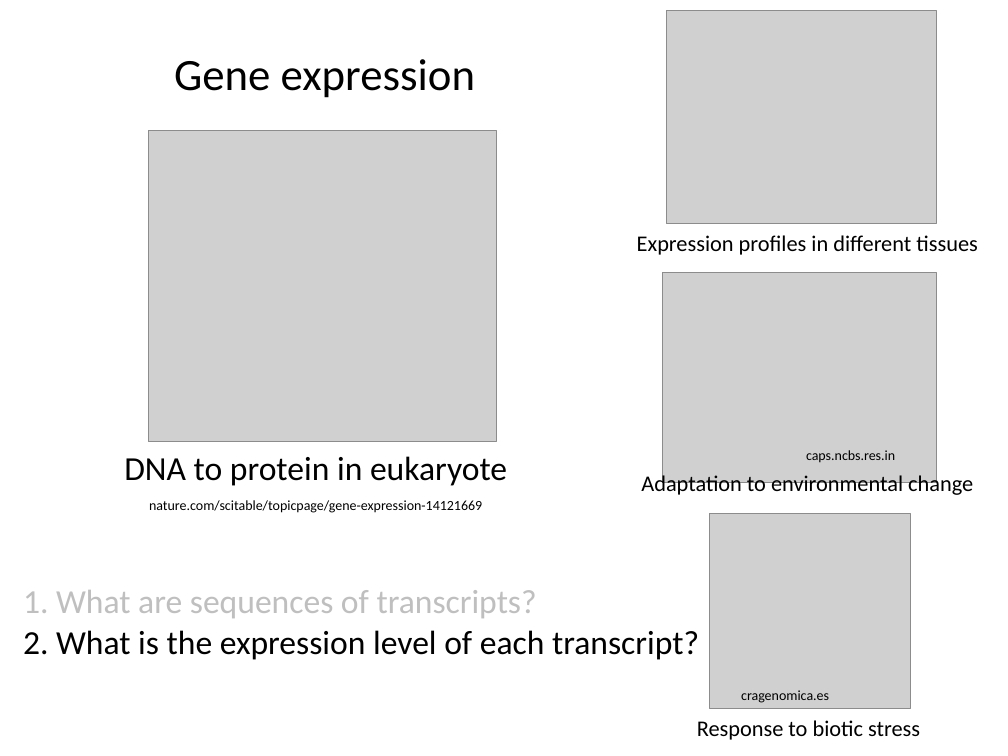
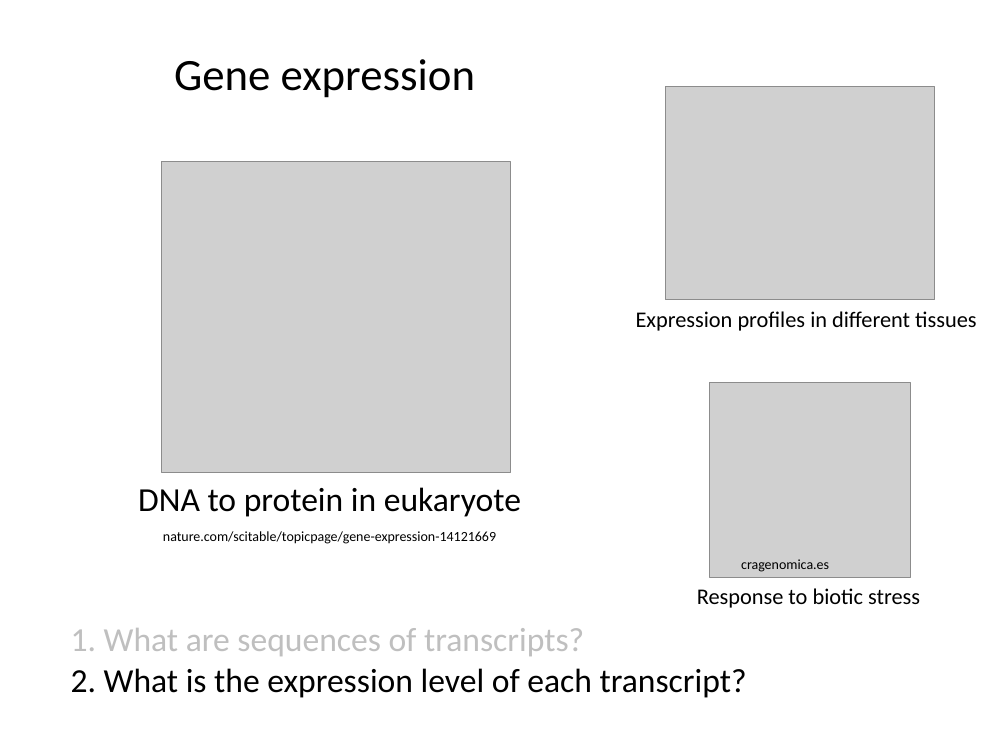
Before and after one commit to liu3zhenlab/teaching, a slide deck: slide 3 of PLPTH813Bioinformatis/2023/lectures/lecture16_DE.pptx. Drawn at 1008x756 pixels with LibreOffice and Linux fonts; fonts in the diff are those of the drawing; grey boxes stand for pictures. Boxes give left, top, right and bottom in pixels: in the first picture for what was removed or moved away, otherwise in the second. Text is boxed around its words. In the diff, an @@ line names an element or a change of style, - is before the commit and + after.

```diff
--- a/PLPTH813Bioinformatis/2023/lectures/lecture16_DE.pptx
+++ b/PLPTH813Bioinformatis/2023/lectures/lecture16_DE.pptx
@@ picture: place and size @@
-picture at (666,11,936,224)
+picture at (665,87,935,299)
@@ text "Expression profiles in different tissues": place and size @@
-text "Expression profiles in different tissues" at (637,235,977,255)
+text "Expression profiles in different tissues" at (636,311,976,331)
@@ picture removed at (662,273,936,483) @@
@@ text removed at (641,472,973,497) @@
-Adaptation to environmental change
@@ text removed at (806,450,895,463) @@
-caps.ncbs.res.in
@@ 2 texts, 1 picture: place and size @@
-2 texts, 1 picture at (124,131,507,513)
+2 texts, 1 picture at (138,161,521,544)
@@ 2 texts, 1 picture: place and size @@
-2 texts, 1 picture at (697,514,920,740)
+2 texts, 1 picture at (697,382,920,608)
@@ text "1. What are sequences of ...": place and size @@
-text "1. What are sequences of ..." at (23,590,699,660)
+text "1. What are sequences of ..." at (71,628,747,698)
```
Also in this commit, not shown: 14 other slides changed, 1 slide added, 4 other files.
